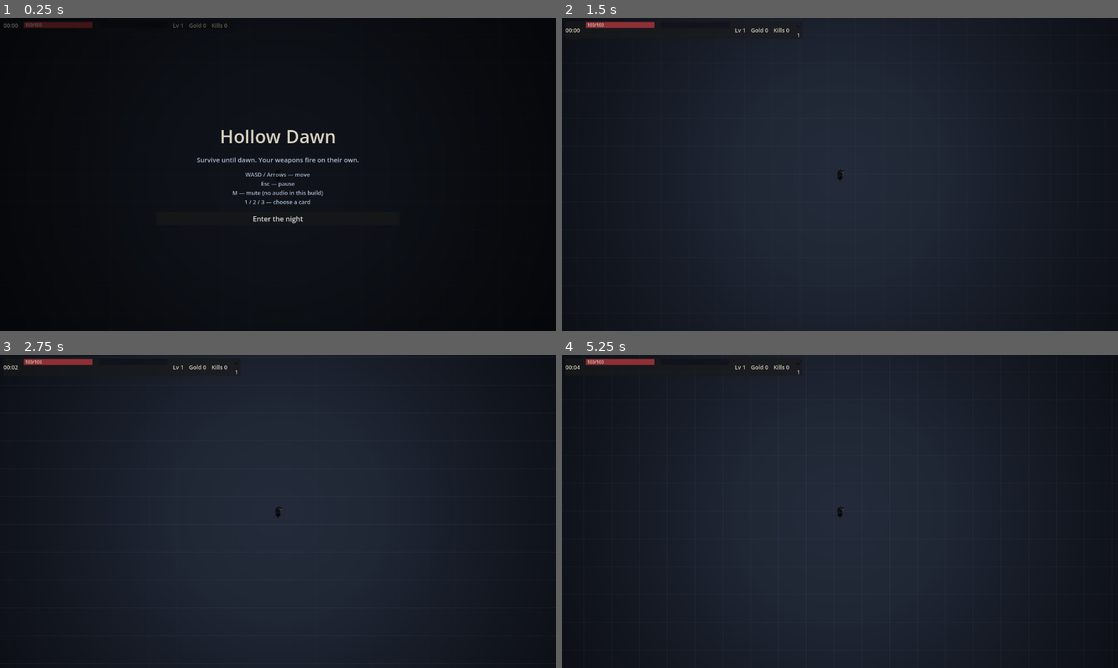
Above: before the commit, frames 1-4 (two rows, left to right).
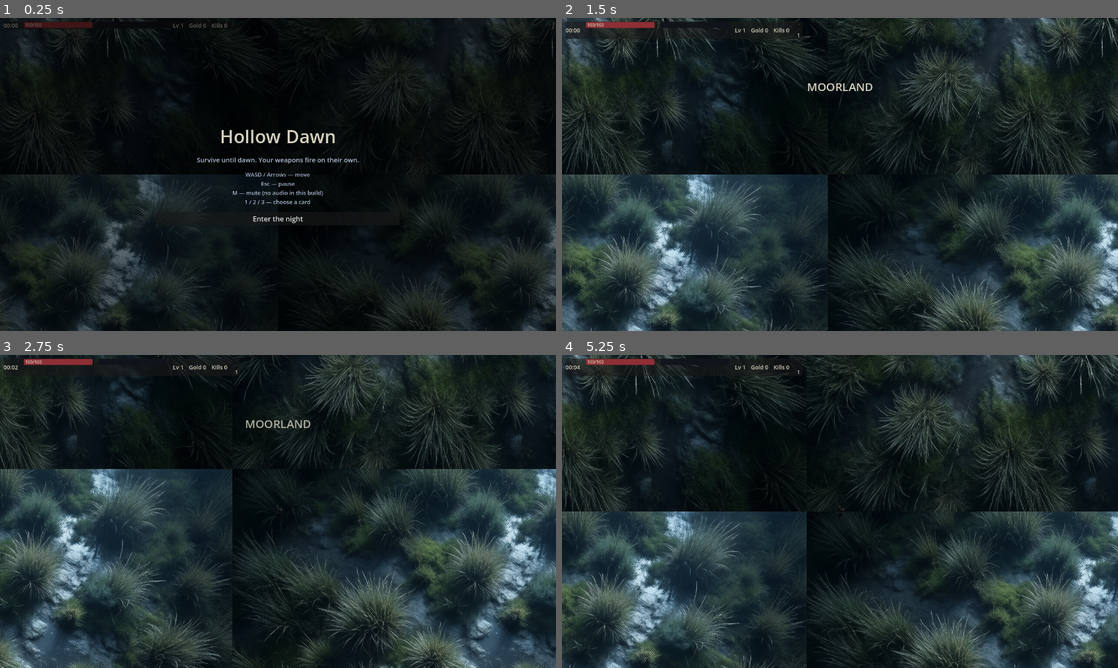
Above: after the commit, the same moments.

Repository: bryn1/vampire-survivor
Game: Godot game, scene res://Main.tscn
Two runs of this game, one before a commit and one after it. Both use one fixed random seed, a clock stepped at 60 frames per second and the inputs below.
Inputs:
- Up to frame 1 (0.25 s): no input
- Up to frame 2 (1.5 s): click "Enter the night" at 0.5 s; tap Enter at 1.25 s; hold D from 1.28 s (still down); tap M at 1.35 s
- Up to frame 3 (2.75 s): release D at 2.03 s; hold S from 2.03 s (still down); tap 1 at 2.1 s
- Up to frame 4 (5.25 s): release S at 2.78 s; hold D 2.78-3.53 s; tap one key every 0.75 s from 2.85 s: 2 3 Enter Keypad Enter; hold W 3.53-4.28 s; hold A from 4.28 s (still down)

The runs differ from the first frame. In frame 1, 11% of the frame differs, in the area x 0-100%, y 0-100%; in frame 2, 48%; in frame 3, 51%; in frame 4, 48%.

Commit message:
feat(biomes): world-locked biome terrain bands + HUD name flash (MC 11077, owner terrain amendment)
BIOMES band-table in render.gd (name/tex/t_start): MOORLAND grass 0s,
BURNING DUNES desert 150s, THE FROZEN WASTE snow 300s, DEAD TUNDRA
tundra 450s (carries the 9:00 boss and 10:00 win). The procedural
ink-slate gradient + 64px grid background is replaced by the band's
1024px tile repeated (draw_texture_rect tiled=true) over the visible
world rect with its origin snapped to the 1024 grid - world-locked,
pans with the camera, always behind gameplay, no modulate changes.
HUD flashes the band name on every band change (band read via the one
GameRenderer.biome_at mechanism), full alpha then fades over 3s.
Biome tiles copied to godot/assets/biomes/ (res://) with .import;
web export re-run x2 into static/; .tmp/win/HollowDawn-biome.exe
rebuilt (released HollowDawn.exe untouched).

Diff:
--- a/godot/scripts/hud.gd
+++ b/godot/scripts/hud.gd
@@ -1,5 +1,6 @@
-# HUD: timer, HP bar, XP bar + level, gold, kills, weapon icon row.
-# Pure display — built in code, updated from GameState every frame.
+# HUD: timer, HP bar, XP bar + level, gold, kills, weapon icon row, and the
+# biome-name banner. Pure display — built in code, updated from GameState
+# every frame.
 extends CanvasLayer
 
 const INK := Color8(0x10, 0x13, 0x1c)
@@ -7,6 +8,8 @@
 const ICHOR := Color8(0x6f, 0xae, 0x5a)
 const BONE := Color8(0xd8, 0xd2, 0xc0)
 const EMBER_TINT := Color8(0xc9, 0x7b, 0x3d)
+
+const BIOME_FLASH := 3.0 # seconds the biome-name banner stays up, fading last 1s
 
 var game: GameState
 
@@ -19,6 +22,9 @@
 var _kills: Label
 var _weapons: HBoxContainer
 var _pause: Label
+var _biome: Label
+var _biome_name := ""
+var _biome_left := 0.0
 var _row_sig := ""
 
 
@@ -47,9 +53,16 @@
 	_pause.modulate = EMBER_TINT
 	_pause.visible = false
 	row.add_child(_pause)
+	_biome = _label("")
+	_biome.add_theme_font_size_override("font_size", 26)
+	_biome.horizontal_alignment = HORIZONTAL_ALIGNMENT_CENTER
+	_biome.position = Vector2(0, 140)
+	_biome.size = Vector2(GameRenderer.VIEW.x, 40)
+	_biome.modulate.a = 0.0
+	add_child(_biome)
 
 
-func update() -> void:
+func update(delta: float) -> void:
 	if game == null:
 		return
 	_timer.text = _fmt_time(game.time)
@@ -62,6 +75,24 @@
 	_kills.text = "Kills %d" % game.kills
 	_pause.visible = game.paused and game.phase == "playing"
 	_render_weapon_row()
+	_update_biome_flash(delta)
+
+
+# Biome banner (MC 11077): on every band change (game.time crossing a BIOMES
+# t_start, read via the one GameRenderer.biome_at mechanism) the band name
+# flashes full-alpha and fades out over BIOME_FLASH seconds.
+func _update_biome_flash(delta: float) -> void:
+	if game.phase != "playing":
+		_biome_name = "" # re-arm: the next run flashes its first band
+	else:
+		var band: Dictionary = GameRenderer.biome_at(game.time)
+		if band.name != _biome_name:
+			_biome_name = band.name
+			_biome.text = _biome_name
+			_biome_left = BIOME_FLASH
+	if _biome_left > 0.0:
+		_biome_left = maxf(0.0, _biome_left - delta)
+		_biome.modulate.a = clampf(_biome_left, 0.0, 1.0)
 
 
 func _render_weapon_row() -> void:
--- a/godot/scripts/main.gd
+++ b/godot/scripts/main.gd
@@ -71,8 +71,8 @@
 	_js.call("eval", js, true)
 
 
-func _process(_delta: float) -> void:
-	_hud.update()
+func _process(delta: float) -> void:
+	_hud.update(delta)
 
 
 # Snapshot + simulation run on the fixed physics tick (Contract B: time
--- a/godot/scripts/render.gd
+++ b/godot/scripts/render.gd
@@ -1,10 +1,10 @@
-# World renderer: procedural background (radial ink→slate gradient +
-# vignette), sprite draws at the Contract C sizes, and transient weapon FX.
+# World renderer: biome ground tiles (BIOMES band table, tiled world-locked
+# behind all gameplay), sprite draws at the Contract C sizes, and transient
+# weapon FX.
 class_name GameRenderer
 extends Node2D
 
 const VIEW := Vector2(1280, 720)
-const BG_SAMPLES := Vector2i(320, 180)
 
 # Plan §4 "drawn at" sizes (px, square) — native PNG size is ignored.
 const SIZES := {"player": 40.0, "enemy": 34.0, "boss": 128.0, "coin": 14.0, "gem": 14.0}
@@ -41,17 +41,38 @@
 const SPRITE_NAMES := ["player", "player-alt", "enemy-wraith", "enemy-hound",
 	"enemy-crawler", "enemy-cultist", "boss-warden", "coin", "gem"]
 
+# Biome bands (owner ruling MC 11077): the ground tile swaps as the run's
+# clock crosses t_start; tundra carries the boss (9:00) and win (10:00) end.
+# 1024px seamless tiles from static/assets/biomes, mean lum 39-55/255 — dark
+# enough to keep the tinted/glowing sprites readable on top.
+const BIOMES := [
+	{"name": "MOORLAND", "tex": "res://assets/biomes/grass.png", "t_start": 0.0},
+	{"name": "BURNING DUNES", "tex": "res://assets/biomes/desert.png", "t_start": 150.0},
+	{"name": "THE FROZEN WASTE", "tex": "res://assets/biomes/snow.png", "t_start": 300.0},
+	{"name": "DEAD TUNDRA", "tex": "res://assets/biomes/tundra.png", "t_start": 450.0},
+]
+
+
+static func biome_at(t: float) -> Dictionary:
+	var pick: Dictionary = BIOMES[0]
+	for b in BIOMES:
+		if t >= b.t_start:
+			pick = b
+	return pick
+
+
 var game: GameState
 var world: GameWorld
 var fx: WeaponSystem
 
-var _bg: ImageTexture
+var _biome_tex := {} # BIOMES tex path -> Texture2D
 var _sprites := {}
 var _cam := Vector2.ZERO
 
 
 func _ready() -> void:
-	_bg = _build_background()
+	for b in BIOMES:
+		_biome_tex[b.tex] = load(b.tex)
 	for name in SPRITE_NAMES:
 		_sprites[name] = load("res://assets/" + name + ".png")
 	var glow := HaloPass.new()
@@ -68,8 +89,7 @@
 func _draw() -> void:
 	if game == null or world == null:
 		return
-	draw_texture_rect(_bg, Rect2(Vector2.ZERO, VIEW), false)
-	_draw_grid()
+	_draw_terrain(biome_at(game.time))
 	for g in world.gems:
 		_draw_sprite("gem", Vector2(g.x, g.y), SIZES.gem, Color.WHITE)
 	for c in world.coins:
@@ -163,19 +183,19 @@
 		HORIZONTAL_ALIGNMENT_CENTER, VIEW.x, 12, BONE)
 
 
-func _draw_grid() -> void:
-	const STEP := 64.0
-	var ox := fposmod(-_cam.x, STEP)
-	var oy := fposmod(-_cam.y, STEP)
-	var col := Color(MOON, 0.055)
-	var x := ox
-	while x < VIEW.x:
-		draw_line(Vector2(x, 0), Vector2(x, VIEW.y), col, 1.0)
-		x += STEP
-	var y := oy
-	while y < VIEW.y:
-		draw_line(Vector2(0, y), Vector2(VIEW.x, y), col, 1.0)
-		y += STEP
+# Biome ground: the band's 1024px tile REPEATED across the visible world rect
+# [_cam, _cam+VIEW]. The rect origin is snapped to the tile grid, so the
+# terrain is world-locked and pans with the camera, not screen-locked. Drawn
+# first, so gameplay always stays on top; the tiles are dark by themselves
+# (mean lum 39-55/255), no modulation of anything else.
+func _draw_terrain(band: Dictionary) -> void:
+	var tex: Texture2D = _biome_tex.get(band.tex)
+	if tex == null: # placeholder path — never crashes on a missing PNG
+		draw_rect(Rect2(Vector2.ZERO, VIEW), INK)
+		return
+	var size := Vector2(tex.get_width(), tex.get_height())
+	var origin := (_cam / size).floor() * size
+	draw_texture_rect(tex, Rect2(origin - _cam, _cam + VIEW - origin), true)
 
 
 func _draw_circle_line(center: Vector2, radius: float, color: Color, width: float, alpha: float) -> void:
@@ -184,26 +204,6 @@
 		var ang := TAU * i / 24.0
 		pts.append(center + Vector2(cos(ang), sin(ang)) * radius)
 	draw_polyline(pts, Color(color, alpha), width)
-
-
-# Bakes the radial ink→slate gradient + vignette once into a small texture.
-func _build_background() -> ImageTexture:
-	var img := Image.create(BG_SAMPLES.x, BG_SAMPLES.y, false, Image.FORMAT_RGB8)
-	var grad_inner := Color8(0x23, 0x2b, 0x3a)
-	var center := Vector2(BG_SAMPLES.x, BG_SAMPLES.y) / 2.0
-	var scale := BG_SAMPLES.x / VIEW.x
-	var r0 := 60.0 * scale
-	var r1 := VIEW.length() * 0.7 * scale
-	var rv0 := minf(VIEW.x, VIEW.y) * 0.35 * scale
-	var rv1 := VIEW.length() * 0.62 * scale
-	for py in BG_SAMPLES.y:
-		for px in BG_SAMPLES.x:
-			var d := center.distance_to(Vector2(px, py))
-			var t := clampf((d - r0) / (r1 - r0), 0.0, 1.0)
-			var col := grad_inner.lerp(INK, t)
-			var va := clampf((d - rv0) / (rv1 - rv0), 0.0, 1.0) * 0.55
-			img.set_pixel(px, py, col.lerp(Color.BLACK, va))
-	return ImageTexture.create_from_image(img)
 
 
 # Additive glow pass: child node whose CanvasItemMaterial adds light instead
Binary file added: godot/assets/biomes/desert.png
Not shown, added: godot/assets/biomes/desert.png.import
Binary file added: godot/assets/biomes/grass.png
Not shown, added: godot/assets/biomes/grass.png.import
Binary file added: godot/assets/biomes/snow.png
Not shown, added: godot/assets/biomes/snow.png.import
Binary file added: godot/assets/biomes/tundra.png
Not shown, added: godot/assets/biomes/tundra.png.import
Not shown, changed: LEDGER.md
Not shown, changed: static/index.html
Not shown, changed: static/index.pck
